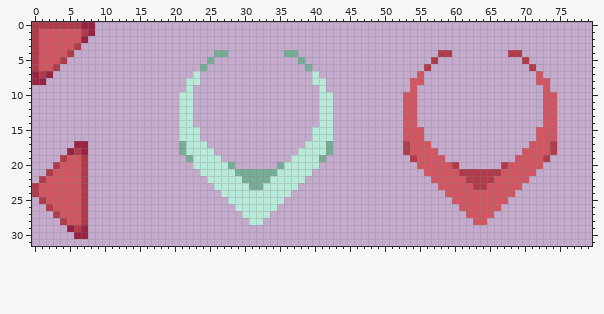
File history of a pixel-art file, Assets/Resources/Sprites/Arrow.aseprite. Above: the version before the commit.
80x32 pixels, 1 frame.
The result:
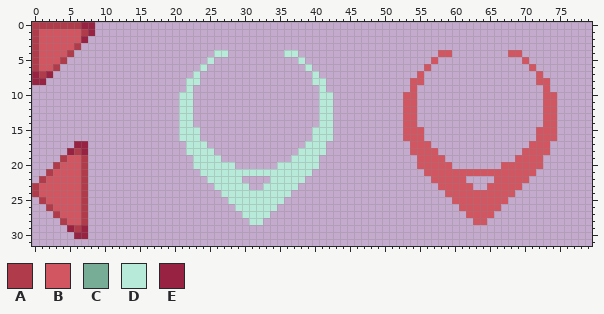
Palette (. is transparent): A #b03b4a  B #d15661  C #77ad96  D #b7ead8  E #982241
What changed:
@@ x 22..73 @@
  3 ....................................................
- 4 ....CC........CC....................AA........AA....
- 5 ...C............C..................A............A...
- 6 ..C..............C................A..............A..
+ 4 ....DD........DD....................BB........BB....
+ 5 ...D............D..................B............B...
+ 6 ..D..............D................B..............B..
  7 .D................D..............B................B.
@@ x 0..79 @@
 16 .....................DDD................DDD..........BBB................BBB.....
-17 ......EE.............CDDD..............DDDC..........ABBB..............BBBA.....
-18 .....EAE.............CDDDD............DDDDC..........ABBBB............BBBBA.....
-19 ....ABBA..............CDDDD..........DDDDC............ABBBB..........BBBBA......
-20 ...ABBBA...............DDDDDC......CDDDDD..............BBBBBA......ABBBBB.......
-21 ..ABBBBA................DDDDDCCCCCCDDDDD................BBBBBAAAAAABBBBB........
-22 .ABBBBBA.................DDDDDCCCCDDDDD..................BBBBBAAAABBBBB.........
-23 ABBBBBBA..................DDDDDCCDDDDD....................BBBBBAABBBBB..........
+17 ......EE..............DDD..............DDD............BBB..............BBB......
+18 .....EAE..............DDDD............DDDD............BBBB............BBBB......
+19 ....ABBA...............DDDD..........DDDD..............BBBB..........BBBB.......
+20 ...ABBBA...............DDDDDD......DDDDDD..............BBBBB.......BBBBBB.......
+21 ..ABBBBA................DDDDDDDDDDDDDDDD................BBBBBBBBBBBBBBBB........
+22 .ABBBBBA.................DDDDD....DDDDD..................BBBBB....BBBBB.........
+23 ABBBBBBA..................DDDDD..DDDDD....................BBBBB..BBBBB..........
 24 ABBBBBBA...................DDDDDDDDDD......................BBBBBBBBBB...........
